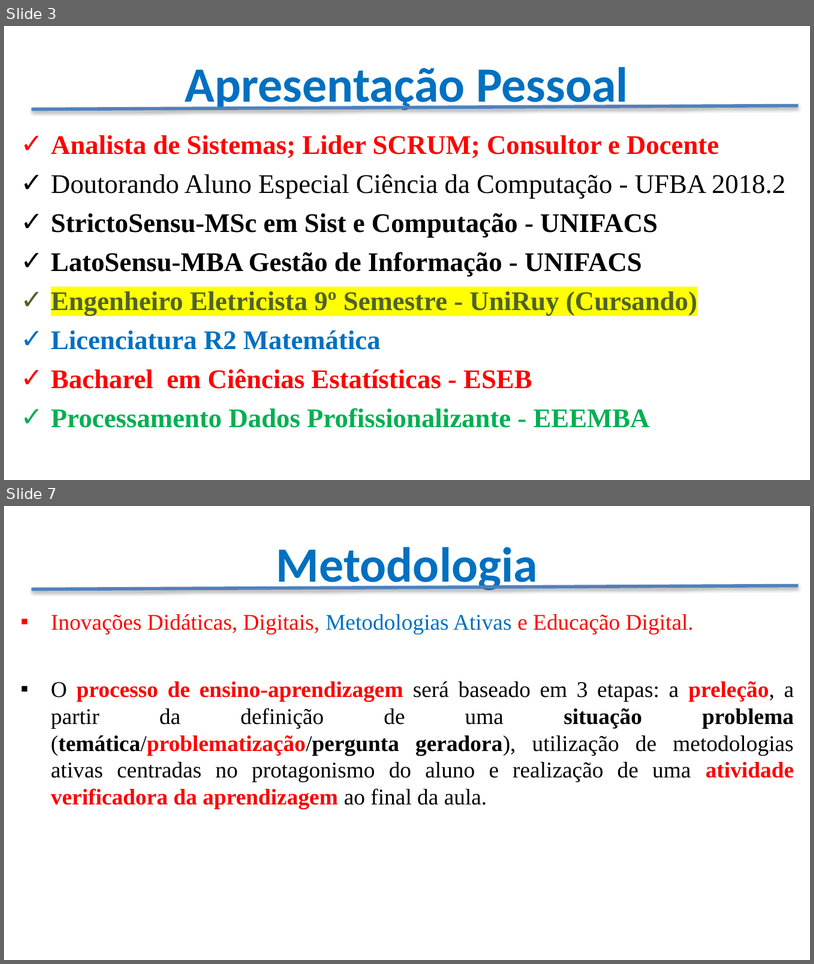
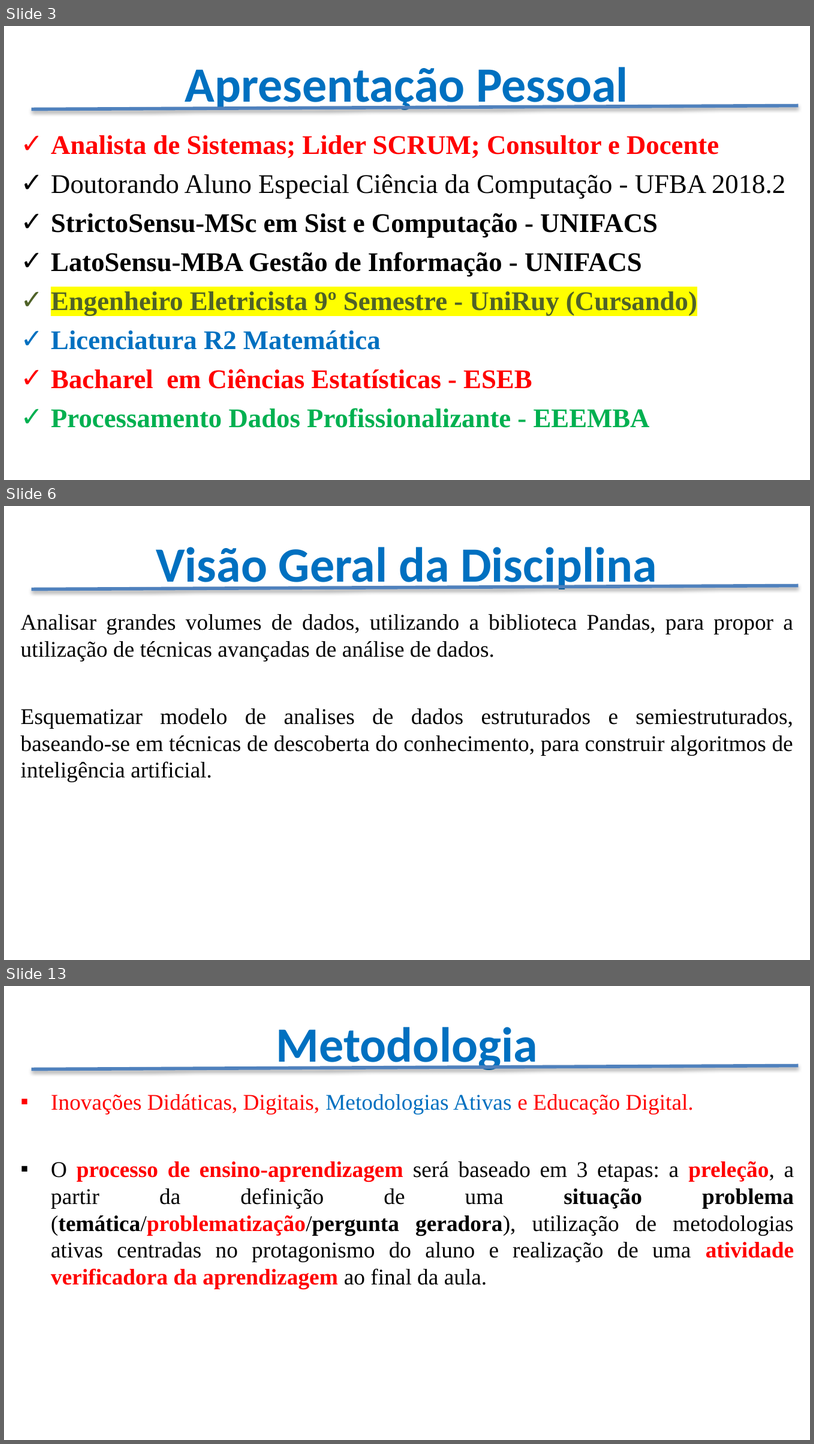
Before and after one commit to CloudEducationBrazil/WydenPythonBigData, a slide deck: Apresentação - Python Big Data.pptx. Shown one above the other, each under a label of ours: slides 3 and 7 before the commit, slides 3, 6 and 13 after it; the slides between them are not shown. The pictures are 814x964 and 814x1444 pixels, drawn with LibreOffice and Linux fonts; fonts in the diff are those of the drawing; background and template pictures are left out. Boxes give left, top, right and bottom in pixels: in the first picture for what was removed or moved away, otherwise in the second. Text is boxed around its words. In the diff, an @@ line names an element or a change of style, - is before the commit and + after.

```diff
--- a/Apresentação - Python Big Data.pptx
+++ b/Apresentação - Python Big Data.pptx
@@ slide 6 added at (4,506,810,960), background picture (left out) @@
@@ title added at (156,547,657,593), 44 pt, text #0070C0, bold @@
+Visão Geral da Disciplina
@@ line added from (32, 589) to (798, 586), #4F81BD 3 pt @@
@@ text added at (21,614,794,782), 20 pt, text #000000 @@
+Analisar grandes volumes de dados, utilizando a biblioteca Pandas, para propor a utilização de técnicas avançadas de análise de dados.
+Esquematizar modelo de analises de dados estruturados e semiestruturados, baseando-se em técnicas de descoberta do conhecimento, para construir algoritmos de inteligência artificial.
@@ what was slide 7 is now slide 13 @@
```
Also in this commit, not shown: 5 slides changed, 8 other slides added, 1 slide removed, 29 other files.
